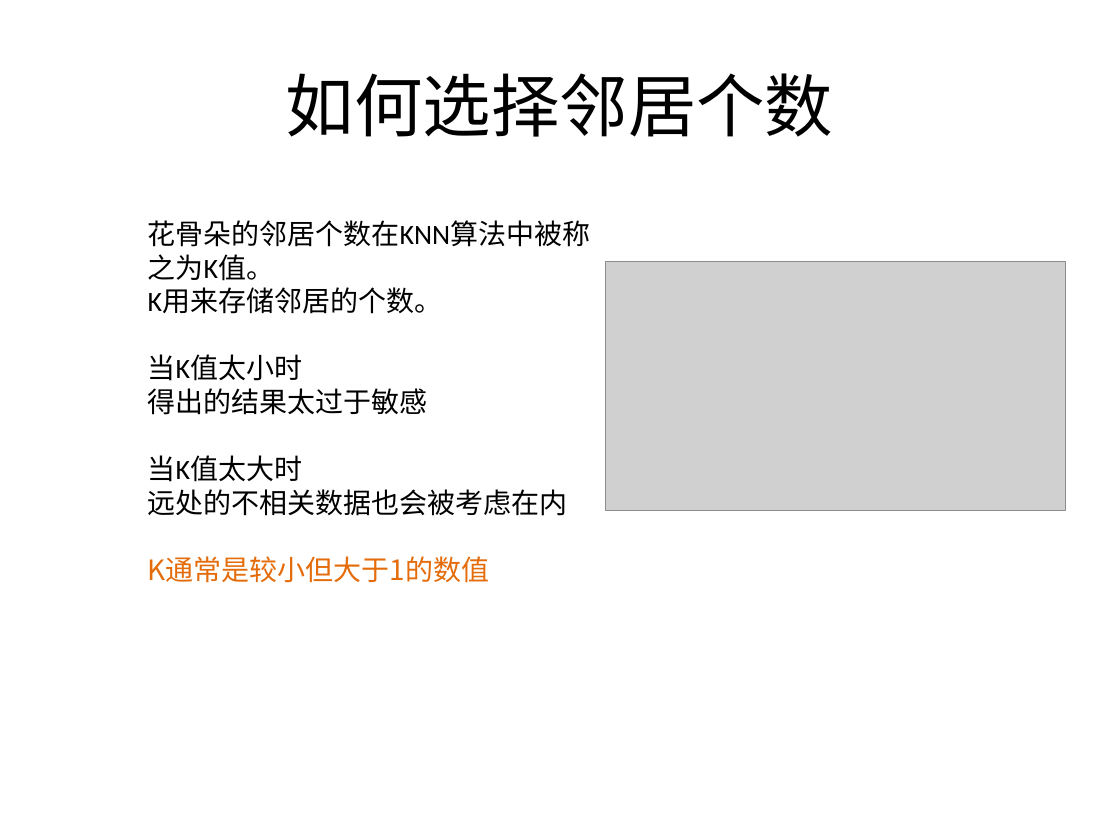
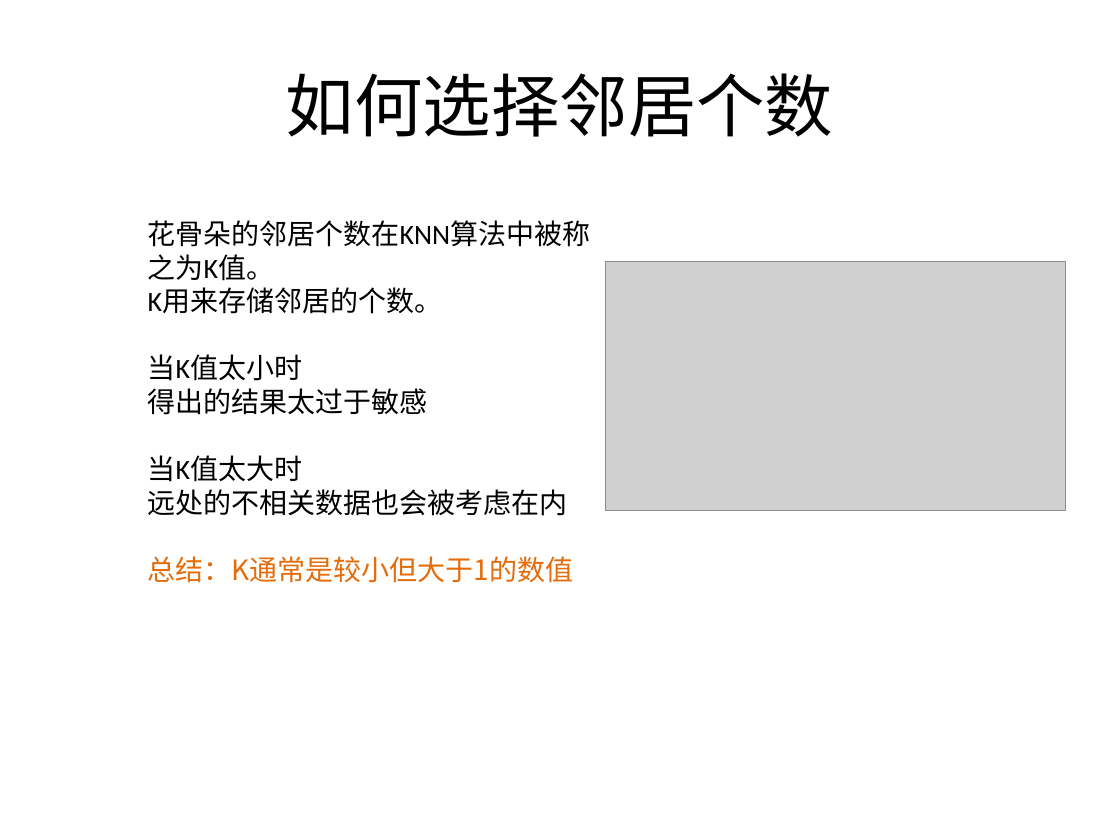
Before and after one commit to BattalionCommander/Python, a slide deck: slide 6 of cls_23聚类算法.pptx. Drawn at 1120x840 pixels with LibreOffice and Linux fonts; fonts in the diff are those of the drawing; grey boxes stand for pictures; background and template pictures are left out. Boxes give left, top, right and bottom in pixels: in the first picture for what was removed or moved away, otherwise in the second. Text is boxed around its words. In the diff, an @@ line names an element or a change of style, - is before the commit and + after.

```diff
--- a/cls_23聚类算法.pptx
+++ b/cls_23聚类算法.pptx
@@ text at (148,556,574,583): text changed @@
-K通常是较小但大于1的数值
+总结：K通常是较小但大于1的数值
```
Also in this commit, not shown: 1 other slide changed.
